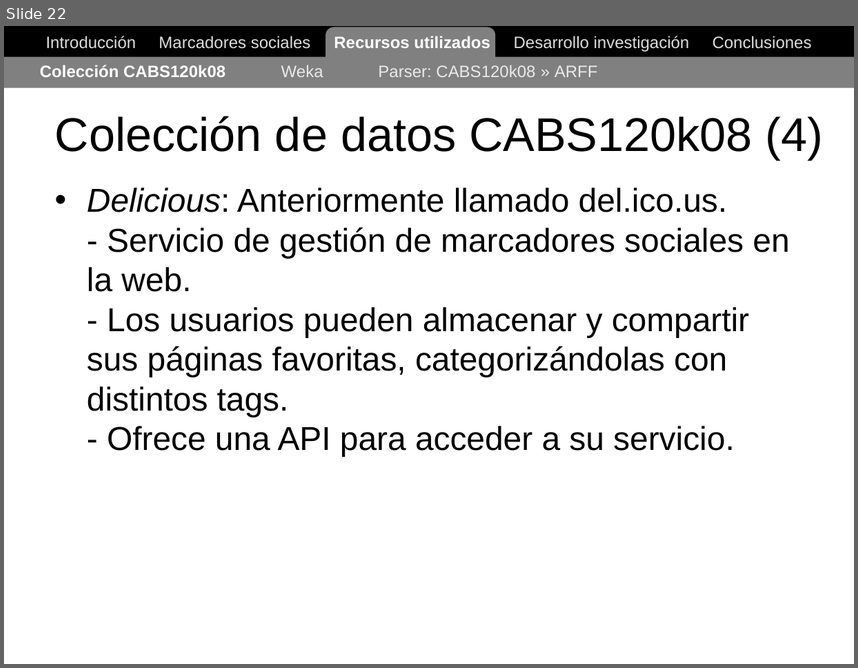
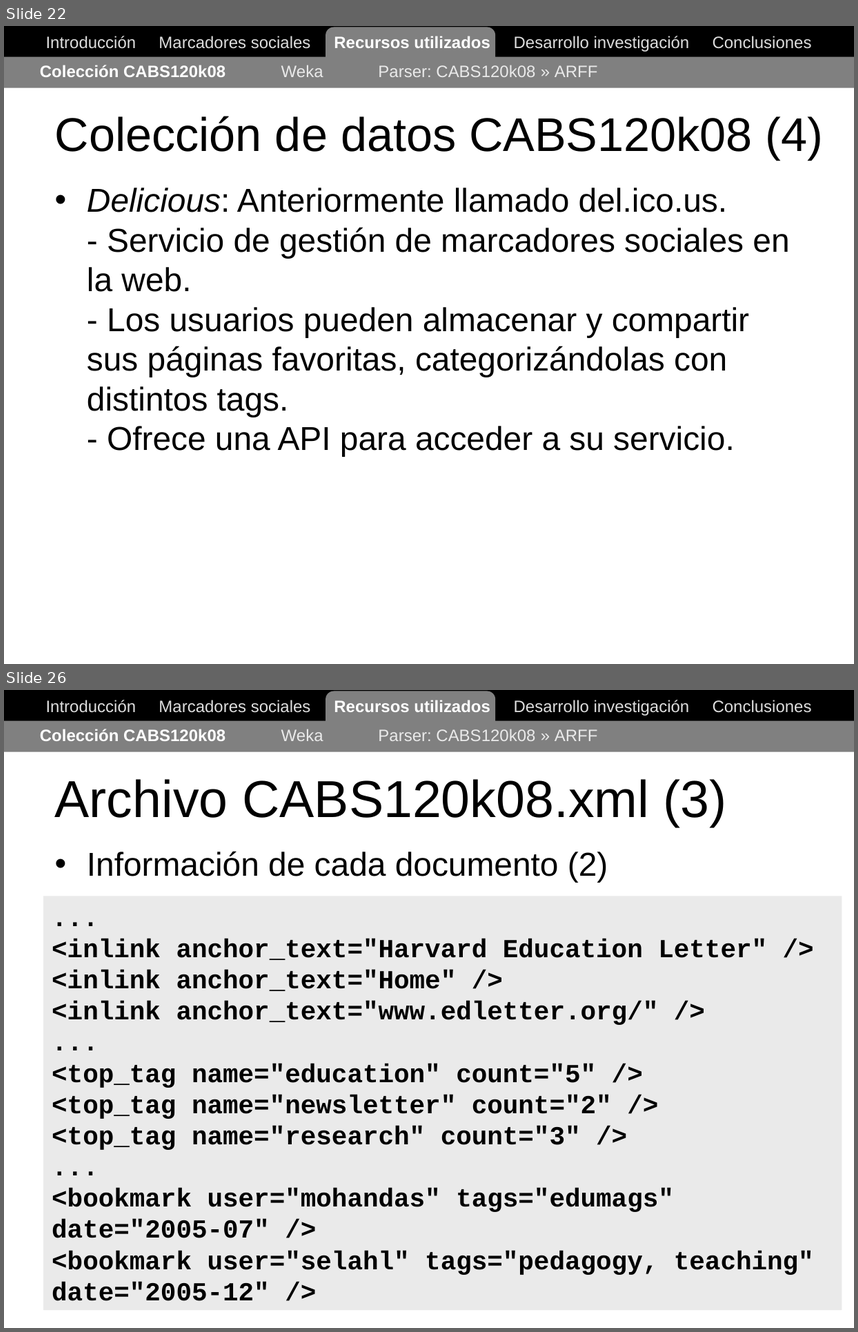
Before and after one commit to ak907kenai/nicotournetesis, a slide deck: docs_trunk/Nicolás Tourné - Presentación Tesis (v1).ppt. Shown one above the other, each under a label of ours: slide 22 before the commit, slides 22 and 26 after it; the slides between them are not shown. The pictures are 858x668 and 858x1332 pixels, drawn with LibreOffice and Linux fonts; fonts in the diff are those of the drawing. Boxes give left, top, right and bottom in pixels: in the first picture for what was removed or moved away, otherwise in the second. Text is boxed around its words. In the diff, an @@ line names an element or a change of style, - is before the commit and + after.

```diff
--- a/docs_trunk/Nicolás Tourné - Presentación Tesis (v1).ppt
+++ b/docs_trunk/Nicolás Tourné - Presentación Tesis (v1).ppt
@@ slide 26 added at <box>4,690,854,1328</box>, background #FFFFFF @@
@@ rectangle added at <box>4,690,854,720</box>, fill #000000, outline #000000 0.74 pt @@
@@ text added at <box>46,700,812,716</box>, 14 pt, text #DDDDDD @@
+Introducción Marcadores sociales Recursos utilizados Desarrollo investigación Conclusiones
@@ rounded rectangle added at <box>326,691,495,741</box>, fill #808080 @@
@@ rectangle added at <box>4,720,854,751</box>, fill #808080 @@
@@ text added at <box>40,729,598,741</box>, 14 pt, text #EAEAEA @@
+Colección CABS120k08 Weka Parser: CABS120k08 » ARFF
@@ title added at <box>55,779,727,827</box>, 44 pt, text #000000 @@
+Archivo CABS120k08.xml (3)
@@ text added at <box>87,851,608,882</box>, 28 pt, text #000000 @@
+• Información de cada documento (2)
@@ rectangle added at <box>43,896,842,1310</box>, fill #EAEAEA, 22 pt, text #000000, bold @@
+...
+<inlink anchor_text="Harvard Education Letter" />
+<inlink anchor_text="Home" />
+<inlink anchor_text="www.edletter.org/" />
+...
+<top_tag name="education" count="5" />
+<top_tag name="newsletter" count="2" />
+<top_tag name="research" count="3" />
+...
+<bookmark user="mohandas" tags="edumags" date="2005-07" />
+<bookmark user="selahl" tags="pedagogy, teaching" date="2005-12" />
```
Also in this commit, not shown: 4 slides changed, 11 other slides added.
